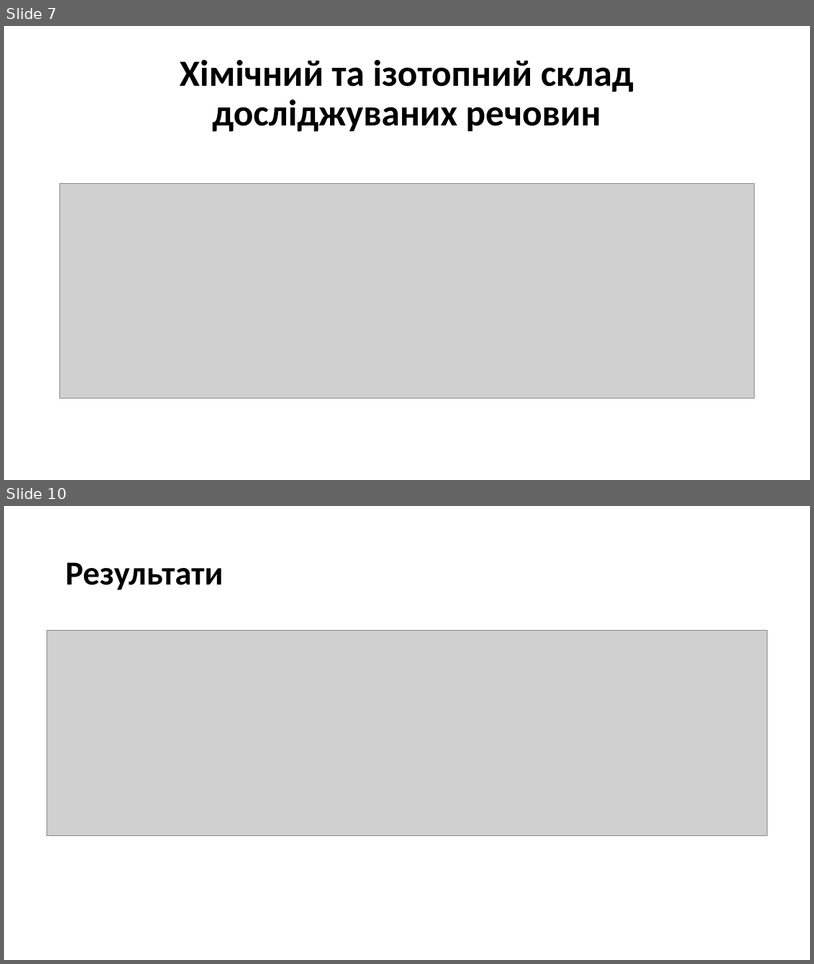
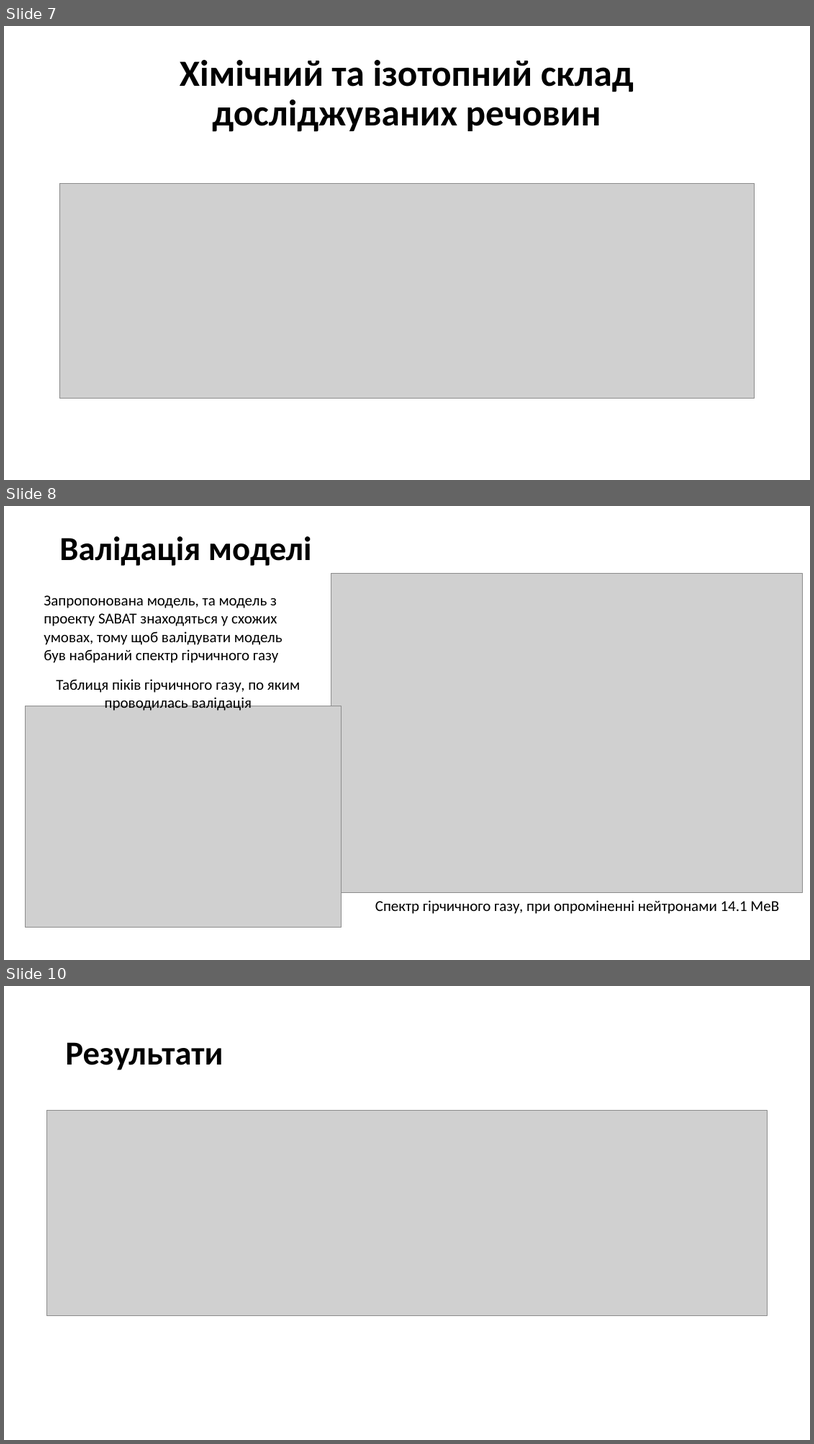
Before and after one commit to npd2020/diploms, a slide deck: v.haponov/Presentation/Valentyn_Haponov.pptx. Shown one above the other, each under a label of ours: slides 7 and 10 before the commit, slides 7, 8 and 10 after it; the slides between them are not shown. The pictures are 814x964 and 814x1444 pixels, drawn with LibreOffice and Linux fonts; fonts in the diff are those of the drawing; grey boxes stand for pictures. Boxes give left, top, right and bottom in pixels: in the first picture for what was removed or moved away, otherwise in the second. Text is boxed around its words. In the diff, an @@ line names an element or a change of style, - is before the commit and + after.

```diff
--- a/v.haponov/Presentation/Valentyn_Haponov.pptx
+++ b/v.haponov/Presentation/Valentyn_Haponov.pptx
@@ slide 8 added at <box>4,506,810,960</box>, background #FFFFFF @@
@@ title added at <box>59,536,312,566</box>, 40 pt, text #000000, bold @@
+Валідація моделі
@@ picture added at <box>332,573,803,893</box> @@
@@ text added at <box>44,595,283,663</box>, 18 pt, text #000000 @@
+Запропонована модель, та модель з проекту SABAT знаходяться у схожих умовах, тому щоб валідувати модель був набраний спектр гірчичного газу
@@ text added at <box>56,679,300,710</box>, 18 pt, text #000000 @@
+Таблиця піків гірчичного газу, по яким проводилась валідація
@@ picture added at <box>25,705,342,926</box> @@
@@ text added at <box>376,900,779,914</box>, 18 pt, text #000000 @@
+Спектр гірчичного газу, при опроміненні нейтронами 14.1 МеВ
```
Also in this commit, not shown: 3 slides changed, 2 other slides added, 1 slide removed, 10 other files.
